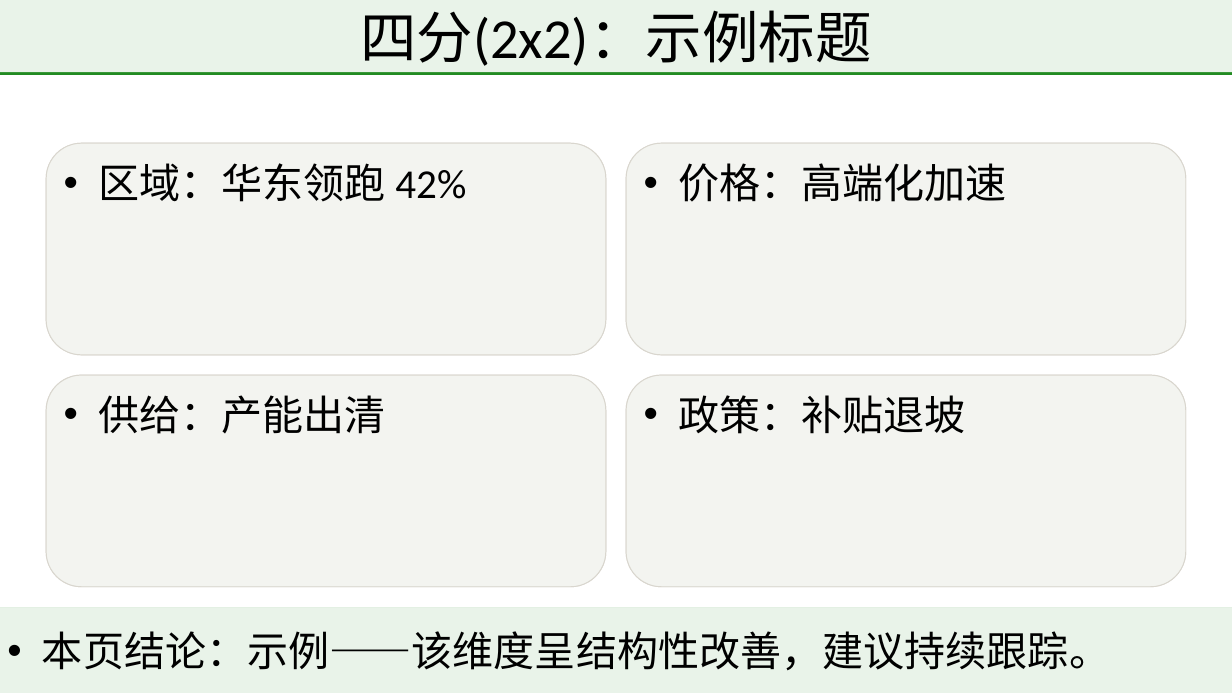
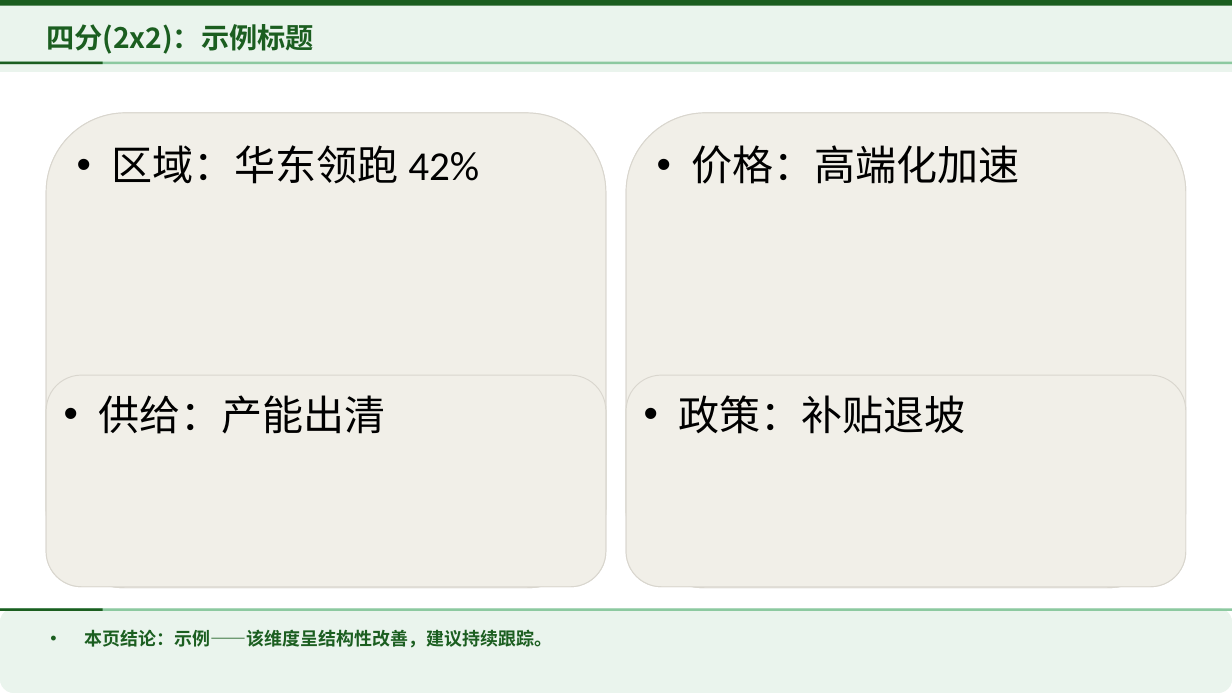
Before and after one commit to KeeganChang/research-temp, a slide deck: slide 9 of docs/templates/行业分析母版.pptx. Drawn at 1232x693 pixels with LibreOffice and Linux fonts; fonts in the diff are those of the drawing. Boxes give left, top, right and bottom in pixels: in the first picture for what was removed or moved away, otherwise in the second. Text is boxed around its words. In the diff, an @@ line names an element or a change of style, - is before the commit and + after.

Commit message:
优化(template): 行业分析母版 UI 改版——标题/结论贴边、深绿主色系、顶饰条与结论层级提升
- 标题、结论占位符改为满宽贴边（左右/上下贴齐页面边）
- 品牌色改为深绿主色系，标题区/结论区铺极浅绿底纹带
- 顶部新增满宽深绿顶饰条作为品牌强信号
- 标题带压薄至48pt并文字垂直居中；正文上移消除与标题间的断裂空白
- 结论字号提至14pt，'本页结论：'加粗深绿
- 清理旧版式层残留装饰（黑竖条/灰线/暗色结论带）
- 14个内容页统一，封面/章节页保持不变

```diff
--- a/docs/templates/行业分析母版.pptx
+++ b/docs/templates/行业分析母版.pptx
@@ title "四分(2x2)：示例标题" at (0,0,1232,72): size 44 to 22 pt, font Calibri to Noto Sans CJK SC, text colour #000000 to #1B5E20, bold on; alignment centre to left; vertical alignment middle to top; fill #E9F3E9 to #EAF4ED @@
@@ rectangle added at (0,0,1232,6), fill #1B5E20 @@
@@ rectangle removed at (0,72,1232,75) @@
@@ rectangle added at (0,62,1232,65), fill #8CC9A0 @@
@@ rectangle added at (0,62,103,65), fill #1B5E20 @@
@@ text "区域：华东领跑 42%": place and size @@
-text "区域：华东领跑 42%" at (46,143,606,355)
+text "区域：华东领跑 42%" at (46,113,606,588)
@@ fill #F3F4F0 to #F1EFE8 in 4 elements at (46,375,606,587), (627,375,1187,587), (46,113,606,588), (627,113,1187,588) @@
@@ text "价格：高端化加速": place and size @@
-text "价格：高端化加速" at (627,143,1187,355)
+text "价格：高端化加速" at (627,113,1187,588)
@@ text "本页结论：示例——该维度呈结构性改善，建议持续跟踪。" at (0,608,1232,693): size 32 to 14 pt, font Calibri to Noto Sans CJK SC, text colour #000000 to #1B5E20, bold on; less space between paragraphs; vertical alignment middle to top; fill #E9F3E9 to #EAF4ED @@
@@ rectangle removed at (0,608,1232,611) @@
@@ rectangle added at (0,608,1232,611), fill #8CC9A0 @@
@@ rectangle added at (0,608,103,611), fill #1B5E20 @@
```
Also in this commit, not shown: 19 other slides changed.
